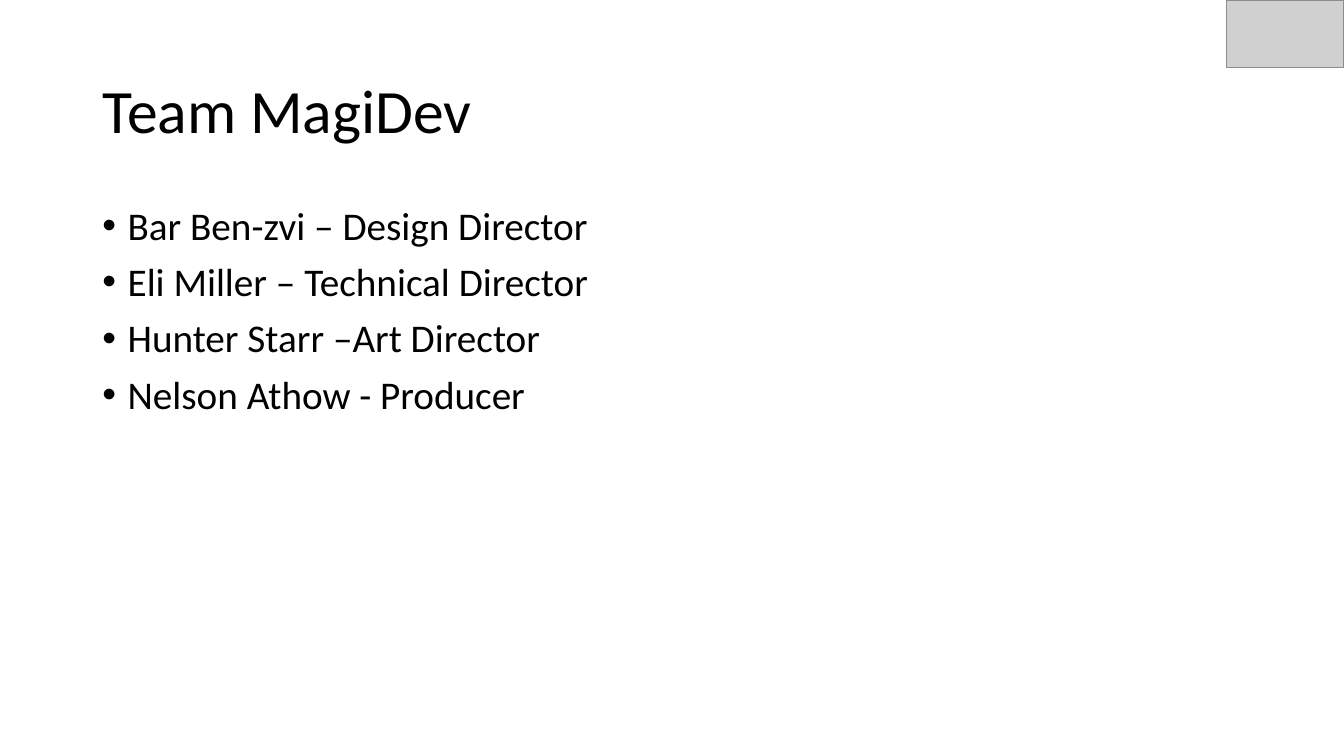
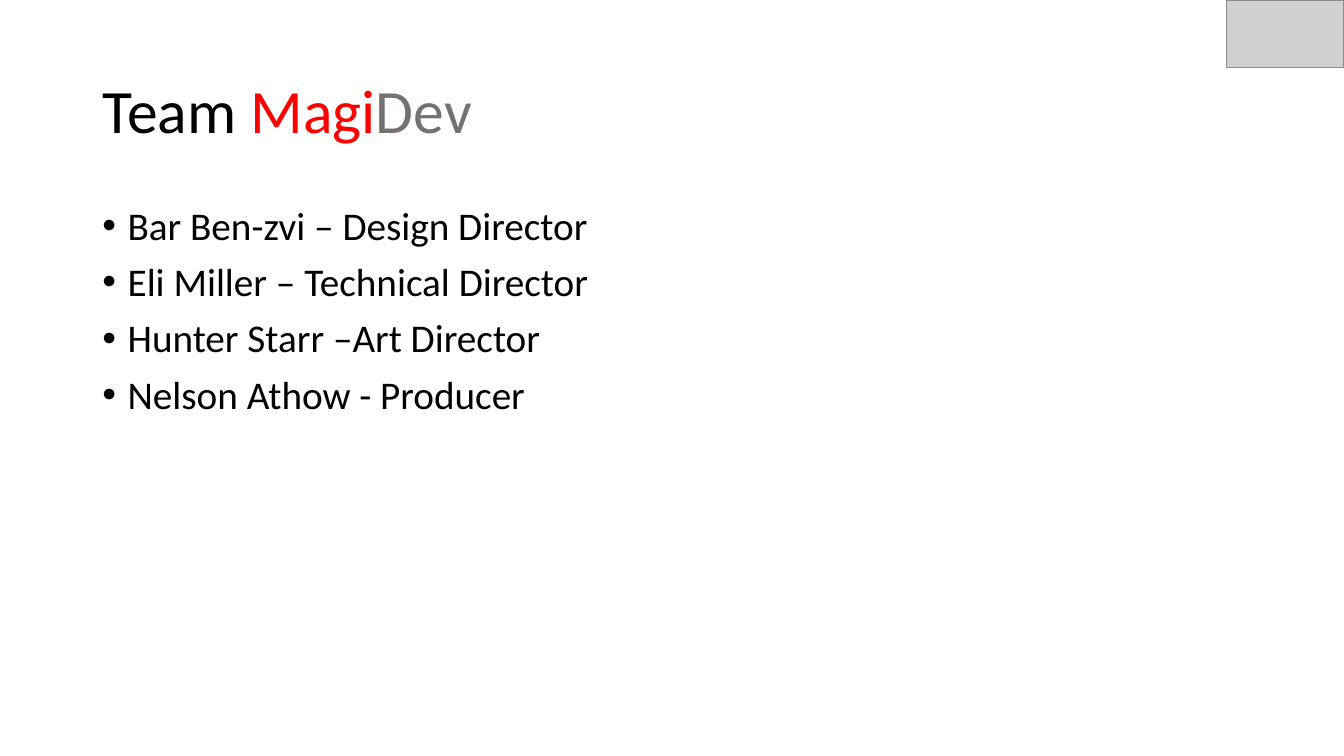
Before and after one commit to EliAnonymouse17/GDAfinal, a slide deck: slide 2 of Documentation/PresentationAlpha.pptx. Drawn at 1344x756 pixels with LibreOffice and Linux fonts; fonts in the diff are those of the drawing; grey boxes stand for pictures. Boxes give left, top, right and bottom in pixels: in the first picture for what was removed or moved away, otherwise in the second. Text is boxed around its words. In the diff, an @@ line names an element or a change of style, - is before the commit and + after.

```diff
--- a/Documentation/PresentationAlpha.pptx
+++ b/Documentation/PresentationAlpha.pptx
@@ title "Team MagiDev" at (x1=102, y1=90, x2=471, y2=144): text colour #000000 to #FF0000, text colour #000000 to #767171 in "MagiDev" @@
```
Also in this commit, not shown: 9 other slides changed.
